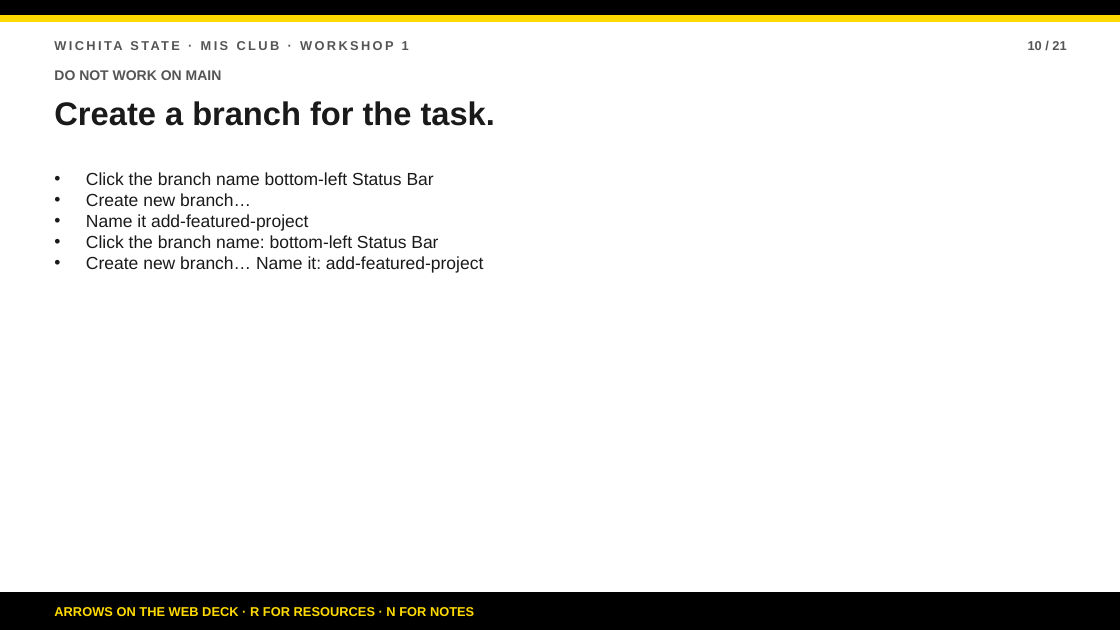
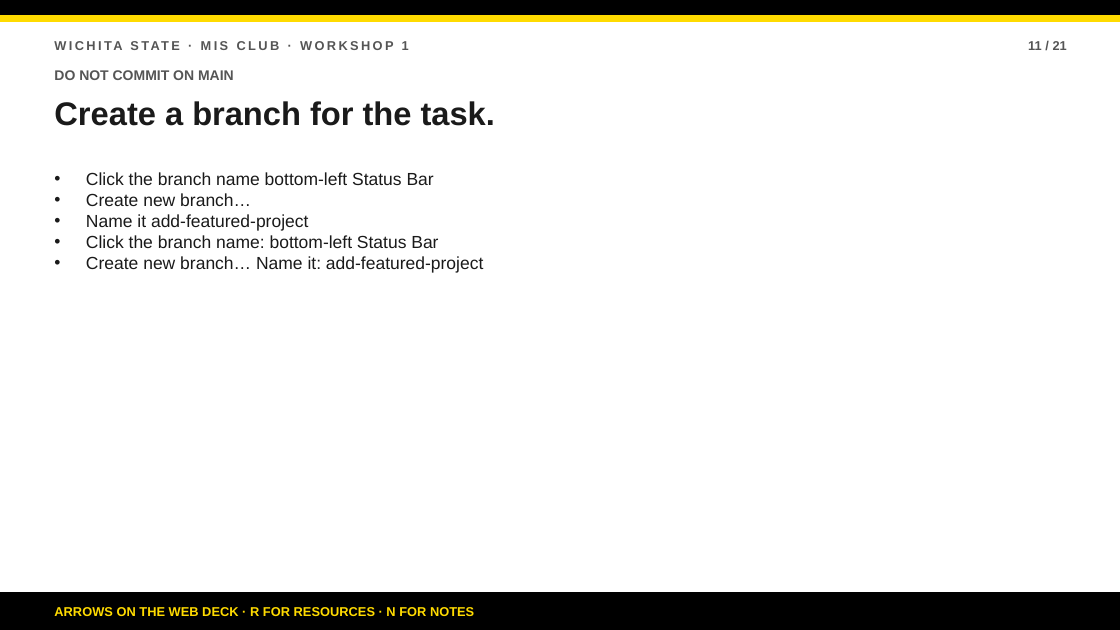
Before and after one commit to bsbcyber/workshop-site, a slide deck: slide 11 of downloads/workshop-1-presentation.pptx (slide 10 before the commit). Drawn at 1120x630 pixels with LibreOffice and Linux fonts; fonts in the diff are those of the drawing. Boxes give left, top, right and bottom in pixels: in the first picture for what was removed or moved away, otherwise in the second. Text is boxed around its words. In the diff, an @@ line names an element or a change of style, - is before the commit and + after.

```diff
--- a/downloads/workshop-1-presentation.pptx
+++ b/downloads/workshop-1-presentation.pptx
@@ text at (x1=1028, y1=41, x2=1067, y2=50): text changed @@
-10 / 21
+11 / 21
@@ text at (x1=54, y1=70, x2=234, y2=80): text changed @@
-DO NOT WORK ON MAIN
+DO NOT COMMIT ON MAIN
```
Also in this commit, not shown: 3 other slides changed, 13 other files.
